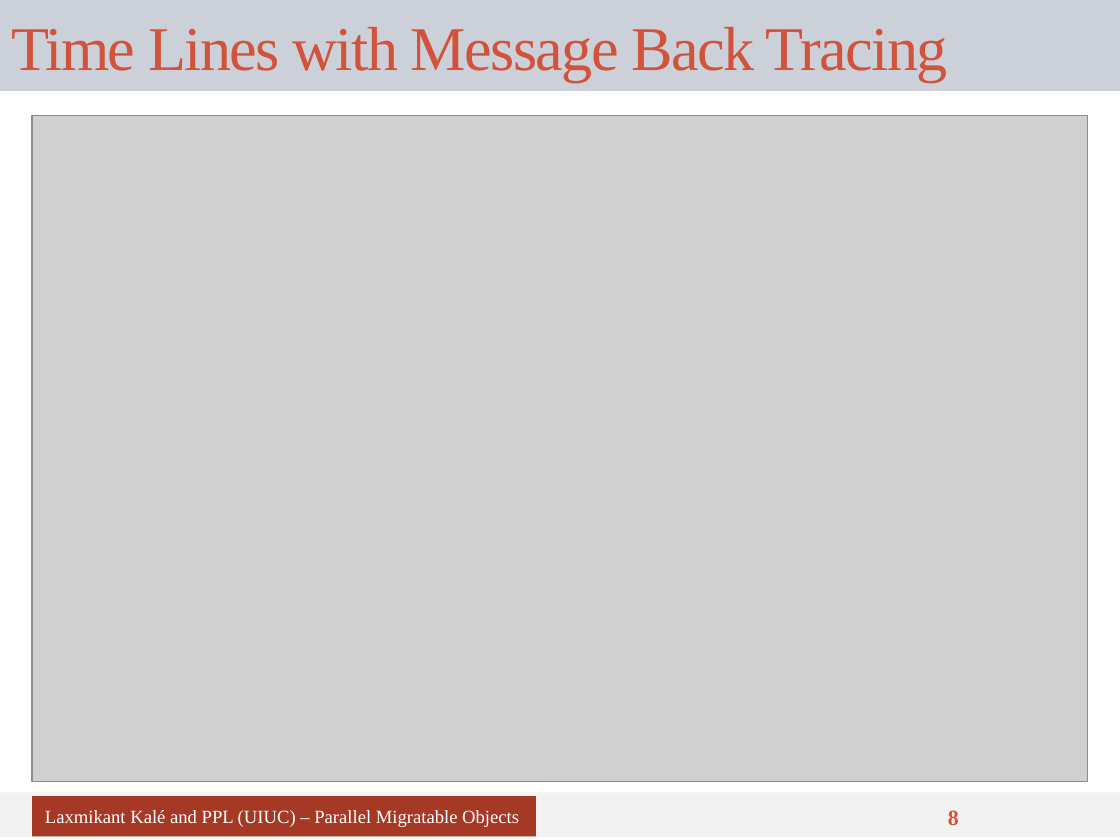
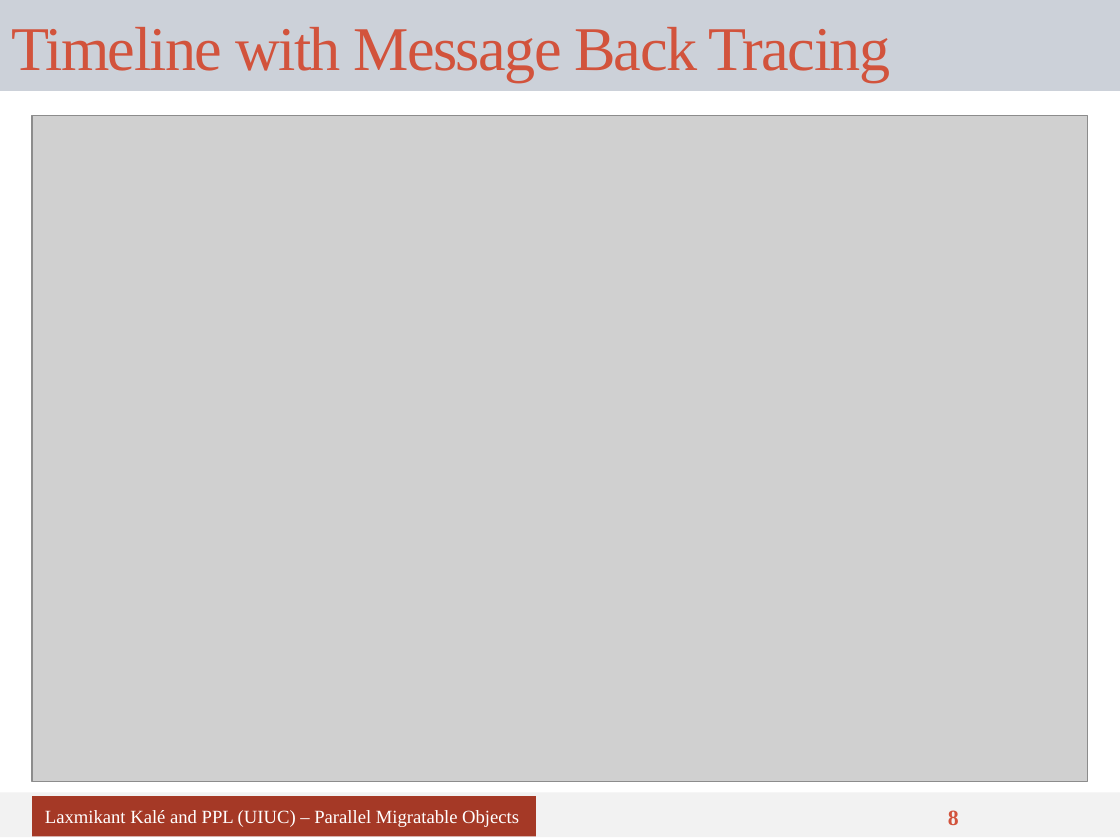
Before and after one commit to UIUC-PPL/charm_tutorial, a slide deck: slide 8 of tutorial-09-perf_tuning.pptx. Drawn at 1120x840 pixels with LibreOffice and Linux fonts; fonts in the diff are those of the drawing; grey boxes stand for pictures. Boxes give left, top, right and bottom in pixels: in the first picture for what was removed or moved away, otherwise in the second. Text is boxed around its words. In the diff, an @@ line names an element or a change of style, - is before the commit and + after.

```diff
--- a/tutorial-09-perf_tuning.pptx
+++ b/tutorial-09-perf_tuning.pptx
@@ title at <box>11,27,890,82</box>: text changed @@
-Time Lines with Message Back Tracing
+Timeline with Message Back Tracing
```
Also in this commit, not shown: 1 other slide changed.
